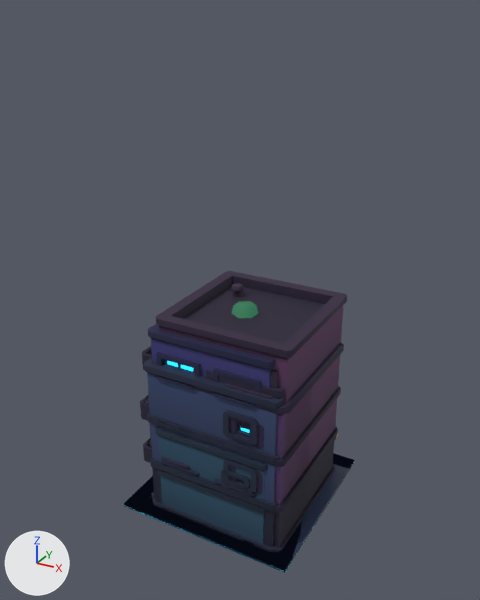
Renders of the glTF model ar/ciudad.glb from each side of a commit.
Rendered twice from a camera (50 mm lens) standing at (1.5, -2.79, 2.57) and looking at (-0.05, 0.04, 1.15). The axes (+X, +Y, +Z) are drawn at lower left. The lights are the same throughout. The first picture is the older version. Where no turn or scale is listed for an object, it has been applied to the vertices.

Script lines for the objects in view, before the commit:
```python
me_edificio_b = bpy.data.meshes.new('edificio_b')
me_edificio_b.from_pydata(...)  # 762 vertices, 1272 faces; spans x -0.43..0.43, y -0.417..0.417, z 0.0..0.894
me_edificio_b.materials.append(mat_edificio_b)
me_edificio_c = bpy.data.meshes.new('edificio_c')
me_edificio_c.from_pydata(...)  # 714 vertices, 1191 faces; spans x -0.349..0.349, y -0.43..0.43, z 0.0..0.55
me_edificio_c.materials.append(mat_edificio_c)
me_edificio_g = bpy.data.meshes.new('edificio_g')
me_edificio_g.from_pydata(...)  # 1250 vertices, 2000 faces; spans x -0.43..0.43, y -0.409..0.409, z 0.0..1.171
me_edificio_g.materials.append(mat_edificio_g)
ob_edificio_b = bpy.data.objects.new('edificio_b', me_edificio_b)
ob_edificio_b.location = (0.0, 0.0, 0.0)
ob_edificio_c = bpy.data.objects.new('edificio_c', me_edificio_c)
ob_edificio_c.location = (0.0, 0.0, 0.0)
ob_edificio_g = bpy.data.objects.new('edificio_g', me_edificio_g)
ob_edificio_g.location = (0.0, 0.0, 0.0)
# also in view: 'edificio_d' at (0.0, 0.0, 0.48); 'calle_fin' at (0.0, 0.0, 0.01); 'edificio_f' at (0.0, 0.0, 0.55); 'edificio_a' at (0.0, 0.0, 0.46); 'calle_sola' at (0.0, 0.0, 0.01)
```
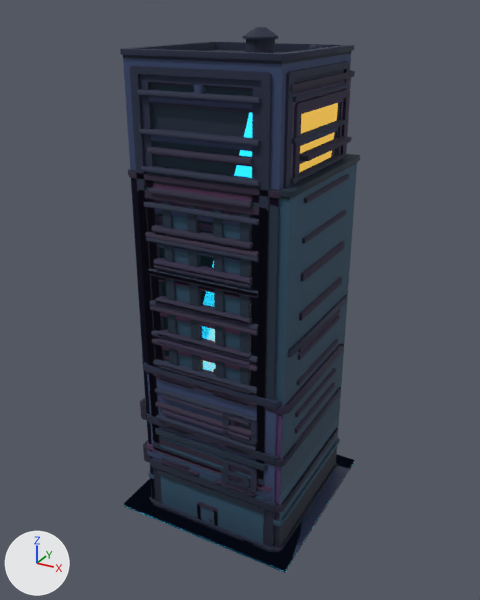
Diff of the bpy script that builds the scene:
```diff
--- a/ar/ciudad.glb.py
+++ b/ar/ciudad.glb.py
@@ img_edificio_2_luz @@
+img_edificio_2_luz = load_image('edificio-2-luz', '_unpacked/edificio-2-luz', 512, 512, 'sRGB')
@@ img_edificio_0_luz @@
+img_edificio_0_luz = load_image('edificio-0-luz', '_unpacked/edificio-0-luz', 512, 512, 'sRGB')
@@ img_edificio_4_luz @@
+img_edificio_4_luz = load_image('edificio-4-luz', '_unpacked/edificio-4-luz', 512, 512, 'sRGB')
@@ img_edificio_4 @@
+img_edificio_4 = load_image('edificio-4', '_unpacked/edificio-4', 512, 512, 'sRGB')
@@ img_edificio_3_luz @@
+img_edificio_3_luz = load_image('edificio-3-luz', '_unpacked/edificio-3-luz', 512, 512, 'sRGB')
@@ img_edificio_1_luz @@
+img_edificio_1_luz = load_image('edificio-1-luz', '_unpacked/edificio-1-luz', 512, 512, 'sRGB')
@@ mat_edificio_2 @@
+mat_edificio_2 = bpy.data.materials.new('edificio-2')
+# uses the picture img_edificio_2_luz
+# uses the picture img_edificio_c
@@ mat_edificio_0 @@
+mat_edificio_0 = bpy.data.materials.new('edificio-0')
+# uses the picture img_edificio_0_luz
+# uses the picture img_edificio_a
@@ mat_edificio_4 @@
+mat_edificio_4 = bpy.data.materials.new('edificio-4')
+# uses the picture img_edificio_4
+# uses the picture img_edificio_4_luz
@@ mat_edificio_3 @@
+mat_edificio_3 = bpy.data.materials.new('edificio-3')
+# uses the picture img_edificio_3_luz
+# uses the picture img_edificio_d
@@ mat_edificio_1 @@
+mat_edificio_1 = bpy.data.materials.new('edificio-1')
+# uses the picture img_edificio_1_luz
+# uses the picture img_edificio_b
@@ me_torre_e @@
+me_torre_e.from_pydata(...)  # 776 vertices, 1156 faces; spans x -0.43..0.43, y -0.41..0.41, z 0.0..1.9
+me_torre_e.materials.append(mat_edificio_2)
@@ me_torre_d @@
+me_torre_d.from_pydata(...)  # 1461 vertices, 1892 faces; spans x -0.4..0.4, y -0.43..0.43, z 0.0..2.5
+me_torre_d.materials.append(mat_edificio_0)
@@ me_torre_c @@
+me_torre_c.from_pydata(...)  # 1188 vertices, 1704 faces; spans x -0.4..0.4, y -0.43..0.43, z 0.0..2.1
+me_torre_c.materials.append(mat_edificio_4)
@@ me_torre_b @@
+me_torre_b.from_pydata(...)  # 1253 vertices, 1592 faces; spans x -0.43..0.43, y -0.43..0.43, z 0.0..2.3
+me_torre_b.materials.append(mat_edificio_3)
@@ me_torre_a @@
+me_torre_a.from_pydata(...)  # 978 vertices, 1292 faces; spans x -0.43..0.43, y -0.43..0.43, z 0.0..1.7
+me_torre_a.materials.append(mat_edificio_1)
@@ ob_torre_e @@
+ob_torre_e = bpy.data.objects.new('torre_e', me_torre_e)
+ob_torre_e.location = (0.0, 0.0, 0.0)
@@ ob_torre_d @@
+ob_torre_d = bpy.data.objects.new('torre_d', me_torre_d)
+ob_torre_d.location = (0.0, 0.0, 0.0)
@@ ob_torre_c @@
+ob_torre_c = bpy.data.objects.new('torre_c', me_torre_c)
+ob_torre_c.location = (0.0, 0.0, 0.0)
@@ ob_torre_b @@
+ob_torre_b = bpy.data.objects.new('torre_b', me_torre_b)
+ob_torre_b.location = (0.0, 0.0, 0.0)
@@ ob_torre_a @@
+ob_torre_a = bpy.data.objects.new('torre_a', me_torre_a)
+ob_torre_a.location = (0.0, 0.0, 0.0)
```

Location of each change, (x1, y1, x2, y2) in pixels of the pictures (480 x 600 px):
'torre_d', added (blue)
    after: (120, 27, 354, 526)
'torre_e', added (blue)
    after: (128, 154, 360, 551)
'torre_b', added
    after: (147, 70, 355, 456)
'torre_c', added
    after: (129, 162, 336, 526)
'torre_a', added (mostly hidden)
    after: (153, 215, 345, 442)
'edificio_g', unchanged, covered by the edit
    before: (142, 271, 347, 545)
    after: (142, 295, 347, 544)
'edificio_f', unchanged, covered by the edit
    before: (148, 324, 275, 496)
    after: (156, 354, 257, 496)
